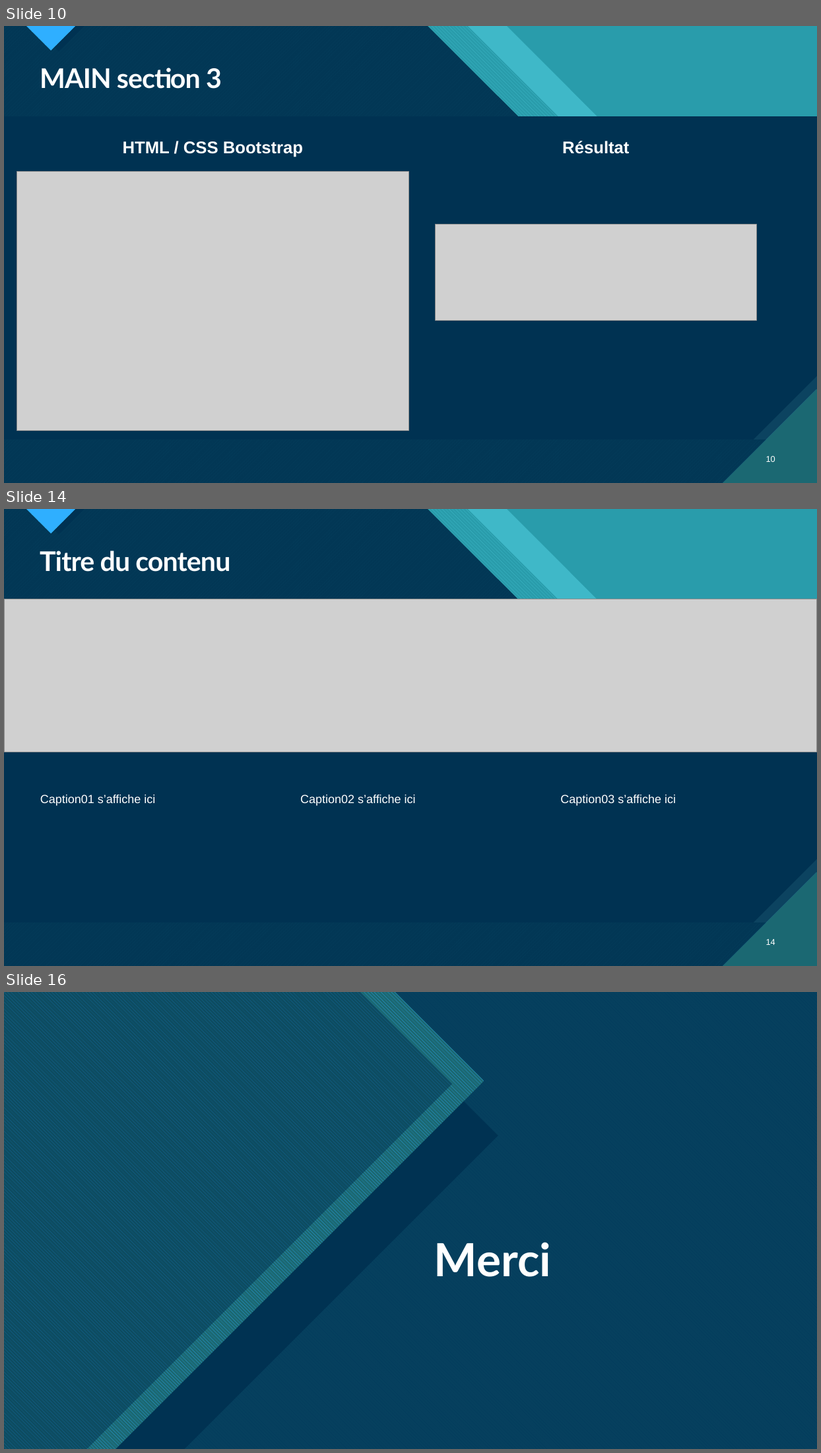
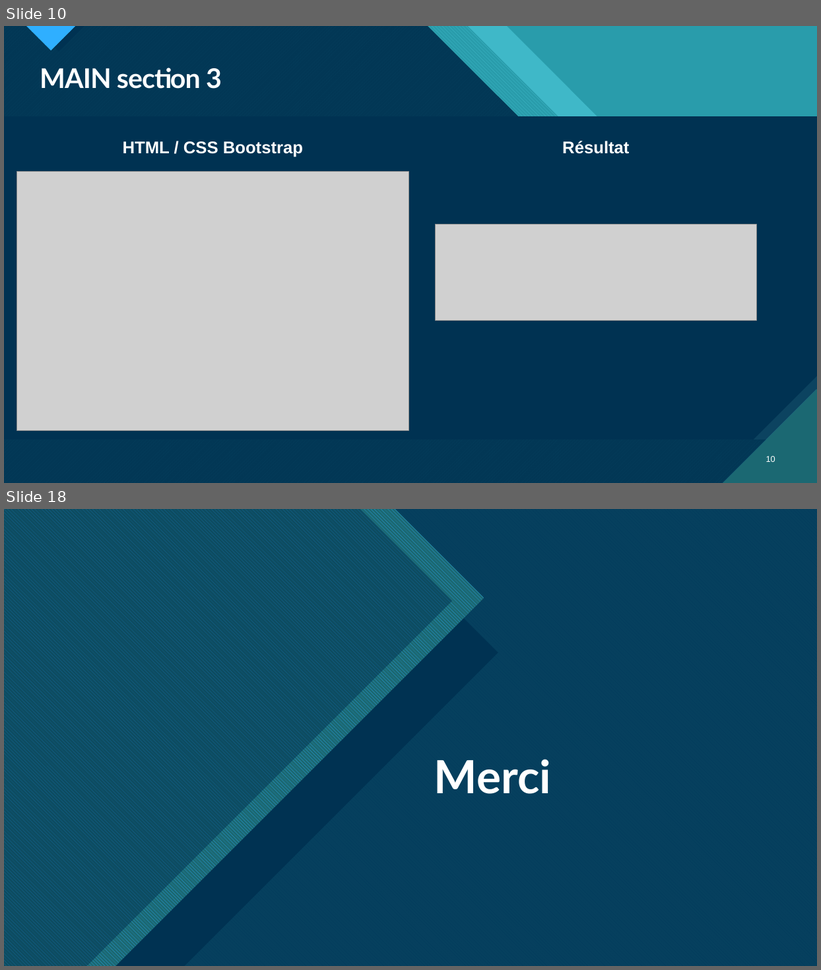
Before and after one commit to porteb/P2OC, a slide deck: Projet 2 OpenClassroms.pptm. Shown one above the other, each under a label of ours: slides 10, 14 and 16 before the commit, slides 10 and 18 after it; the slides between them are not shown. The pictures are 821x1453 and 821x970 pixels, drawn with LibreOffice and Linux fonts; fonts in the diff are those of the drawing; grey boxes stand for pictures. Boxes give left, top, right and bottom in pixels: in the first picture for what was removed or moved away, otherwise in the second. Text is boxed around its words. In the diff, an @@ line names an element or a change of style, - is before the commit and + after.

```diff
--- a/Projet 2 OpenClassroms.pptm
+++ b/Projet 2 OpenClassroms.pptm
@@ slide 14 removed at [4,509,817,966], background #47C3D3; not listed: 18 template elements that a slide beside it also shows @@
@@ title removed at [40,551,230,572] @@
-Titre du contenu
@@ picture removed at [4,599,817,752] @@
@@ text removed at [40,795,155,806] @@
-Caption01 s’affiche ici
@@ text removed at [300,795,416,806] @@
-Caption02 s’affiche ici
@@ text removed at [560,795,676,806] @@
-Caption03 s’affiche ici
@@ page number removed at [766,939,776,945] @@
-14
@@ what was slide 16 is now slide 18 @@
```
Also in this commit, not shown: 3 slides changed, 5 slides added, 2 other slides removed, 1 other file.
